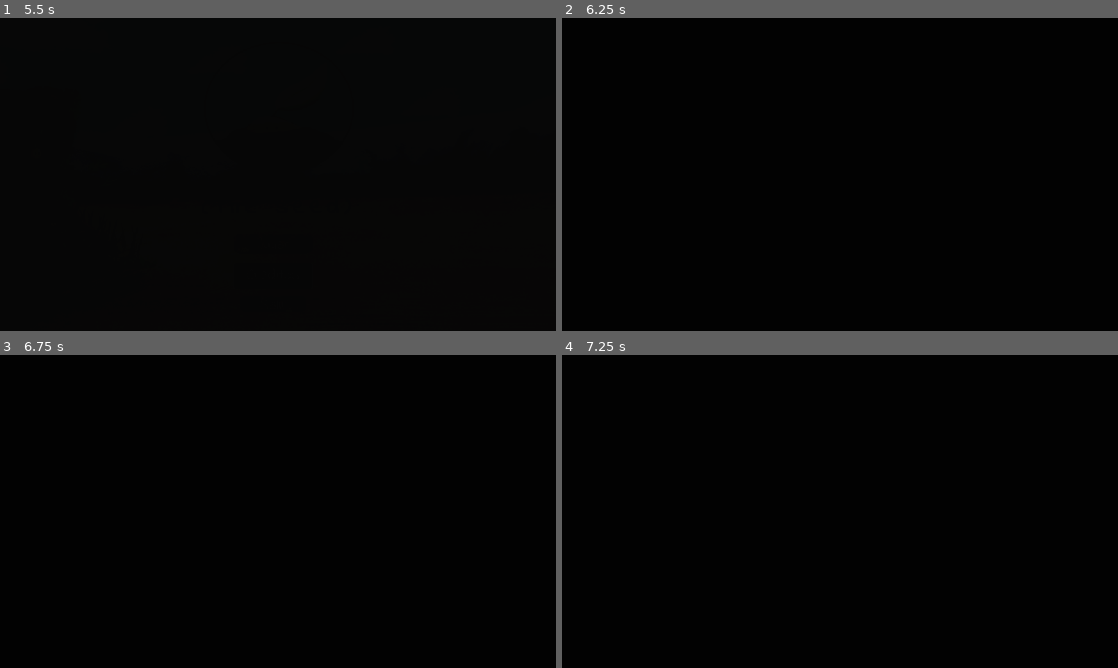
Above: before the commit, frames 1-4 (two rows, left to right).
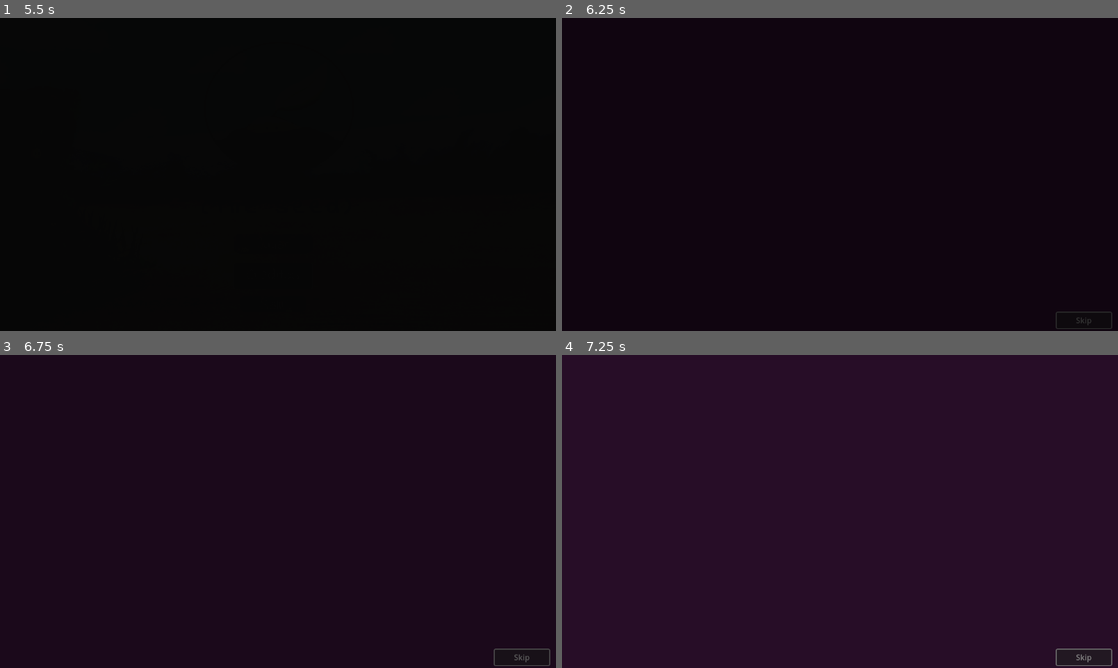
Above: after the commit, the same moments.

Repository: eliasescalante/the_seed
Game: Godot game, scene res://src/scenes/main.tscn
The game is run twice, just before and just after one commit, with the same random seed, the same clock (stepped at 60 frames per second) and the same inputs.
Inputs (mouse positions are in pixels of both pictures, inside the frame that each line leads up to):
- Up to frame 1 (5.5 s): click "Jugar" at 0.5 s; click "Jugar" at 1.25 s; click "Jugar" at 2 s; click "Creditos" at 2.75 s
- Up to frame 2 (6.25 s): click (1084, 321) at 5.75 s, where only the run after the commit has a clickable "Skip"
- Up to frame 3 (6.75 s): click (522, 658) at 6.5 s, where only the run after the commit has a clickable "Skip"
- Up to frame 4 (7.25 s): no input

Frame 1 is identical in both runs. In frame 2, 0.1% of the frame differs, in the area x 88-99%, y 93-100%; in frame 3, 100%; in frame 4, 100%, in the area x 0-100%, y 0-100%.

Commit message:
enlazo main con lore y animacion de lore

Diff:
--- a/src/scenes/lore.tscn
+++ b/src/scenes/lore.tscn
@@ -6,58 +6,72 @@
 [sub_resource type="LabelSettings" id="LabelSettings_8p7go"]
 font = ExtResource("1_oy2y4")
 font_size = 32
+font_color = Color(1, 1, 1, 0)
 
 [sub_resource type="LabelSettings" id="LabelSettings_yxmb3"]
 font = ExtResource("1_oy2y4")
 font_size = 32
+font_color = Color(1, 1, 1, 0)
 
 [sub_resource type="LabelSettings" id="LabelSettings_clttq"]
 font = ExtResource("1_oy2y4")
 font_size = 32
+font_color = Color(1, 1, 1, 0)
 
 [sub_resource type="LabelSettings" id="LabelSettings_sbk7q"]
 font = ExtResource("1_oy2y4")
 font_size = 32
+font_color = Color(1, 1, 1, 0)
 
 [sub_resource type="LabelSettings" id="LabelSettings_dyu8m"]
 font = ExtResource("1_oy2y4")
 font_size = 32
+font_color = Color(1, 1, 1, 0)
 
 [sub_resource type="LabelSettings" id="LabelSettings_wmudk"]
 font = ExtResource("1_oy2y4")
 font_size = 32
+font_color = Color(1, 1, 1, 0)
 
 [sub_resource type="LabelSettings" id="LabelSettings_cv7fh"]
 font = ExtResource("1_oy2y4")
 font_size = 32
+font_color = Color(1, 1, 1, 0)
 
 [sub_resource type="LabelSettings" id="LabelSettings_e4ir4"]
 font = ExtResource("1_oy2y4")
 font_size = 32
+font_color = Color(1, 1, 1, 0)
 
 [sub_resource type="LabelSettings" id="LabelSettings_bllt7"]
 font = ExtResource("1_oy2y4")
 font_size = 32
+font_color = Color(1, 1, 1, 0)
 
 [sub_resource type="LabelSettings" id="LabelSettings_fxg1u"]
 font = ExtResource("1_oy2y4")
 font_size = 32
+font_color = Color(1, 1, 1, 0)
 
 [sub_resource type="LabelSettings" id="LabelSettings_7no54"]
 font = ExtResource("1_oy2y4")
 font_size = 32
+font_color = Color(1, 1, 1, 0)
 
 [sub_resource type="LabelSettings" id="LabelSettings_mtv2f"]
 font = ExtResource("1_oy2y4")
 font_size = 32
+font_color = Color(1, 1, 1, 0)
 
 [sub_resource type="LabelSettings" id="LabelSettings_26kjs"]
 font = ExtResource("1_oy2y4")
 font_size = 32
+font_color = Color(1, 1, 1, 0)
 
 [sub_resource type="LabelSettings" id="LabelSettings_qfyn6"]
 font = ExtResource("1_oy2y4")
 font_size = 32
+font_color = Color(1, 1, 1, 0)
 
 [sub_resource type="Animation" id="Animation_oy2y4"]
 length = 0.001
@@ -72,6 +86,174 @@
 "transitions": PackedFloat32Array(1),
 "update": 0,
 "values": [Color(0.00566115, 0.00566115, 0.00566115, 1)]
+}
+tracks/1/type = "value"
+tracks/1/imported = false
+tracks/1/enabled = true
+tracks/1/path = NodePath("Text/Parrafo_1:label_settings:font_color")
+tracks/1/interp = 1
+tracks/1/loop_wrap = true
+tracks/1/keys = {
+"times": PackedFloat32Array(0),
+"transitions": PackedFloat32Array(1),
+"update": 0,
+"values": [Color(1, 1, 1, 0)]
+}
+tracks/2/type = "value"
+tracks/2/imported = false
+tracks/2/enabled = true
+tracks/2/path = NodePath("Text/Parrafo_2:label_settings:font_color")
+tracks/2/interp = 1
+tracks/2/loop_wrap = true
+tracks/2/keys = {
+"times": PackedFloat32Array(0),
+"transitions": PackedFloat32Array(1),
+"update": 0,
+"values": [Color(1, 1, 1, 0)]
+}
+tracks/3/type = "value"
+tracks/3/imported = false
+tracks/3/enabled = true
+tracks/3/path = NodePath("Text/Parrafo_3:label_settings:font_color")
+tracks/3/interp = 1
+tracks/3/loop_wrap = true
+tracks/3/keys = {
+"times": PackedFloat32Array(0),
+"transitions": PackedFloat32Array(1),
+"update": 0,
+"values": [Color(1, 1, 1, 0)]
+}
+tracks/4/type = "value"
+tracks/4/imported = false
+tracks/4/enabled = true
+tracks/4/path = NodePath("Text/Parrafo_4:label_settings:font_color")
+tracks/4/interp = 1
+tracks/4/loop_wrap = true
+tracks/4/keys = {
+"times": PackedFloat32Array(0),
+"transitions": PackedFloat32Array(1),
+"update": 0,
+"values": [Color(1, 1, 1, 0)]
+}
+tracks/5/type = "value"
+tracks/5/imported = false
+tracks/5/enabled = true
+tracks/5/path = NodePath("Text/Parrafo_5:label_settings:font_color")
+tracks/5/interp = 1
+tracks/5/loop_wrap = true
+tracks/5/keys = {
+"times": PackedFloat32Array(0),
+"transitions": PackedFloat32Array(1),
+"update": 0,
+"values": [Color(1, 1, 1, 0)]
+}
+tracks/6/type = "value"
+tracks/6/imported = false
+tracks/6/enabled = true
+tracks/6/path = NodePath("Text/Parrafo_6:label_settings:font_color")
+tracks/6/interp = 1
+tracks/6/loop_wrap = true
+tracks/6/keys = {
+"times": PackedFloat32Array(0),
+"transitions": PackedFloat32Array(1),
+"update": 0,
+"values": [Color(1, 1, 1, 0)]
+}
+tracks/7/type = "value"
+tracks/7/imported = false
+tracks/7/enabled = true
+tracks/7/path = NodePath("Text/Parrafo_7:label_settings:font_color")
+tracks/7/interp = 1
+tracks/7/loop_wrap = true
+tracks/7/keys = {
+"times": PackedFloat32Array(0),
+"transitions": PackedFloat32Array(1),
+"update": 0,
+"values": [Color(1, 1, 1, 0)]
+}
+tracks/8/type = "value"
+tracks/8/imported = false
+tracks/8/enabled = true
+tracks/8/path = NodePath("Text/Parrafo_8:label_settings:font_color")
+tracks/8/interp = 1
+tracks/8/loop_wrap = true
+tracks/8/keys = {
+"times": PackedFloat32Array(0),
+"transitions": PackedFloat32Array(1),
+"update": 0,
+"values": [Color(1, 1, 1, 0)]
+}
+tracks/9/type = "value"
+tracks/9/imported = false
+tracks/9/enabled = true
+tracks/9/path = NodePath("Text/Parrafo_9:label_settings:font_color")
+tracks/9/interp = 1
+tracks/9/loop_wrap = true
+tracks/9/keys = {
+"times": PackedFloat32Array(0),
+"transitions": PackedFloat32Array(1),
+"update": 0,
+"values": [Color(1, 1, 1, 0)]
+}
+tracks/10/type = "value"
+tracks/10/imported = false
+tracks/10/enabled = true
+tracks/10/path = NodePath("Text/Parrafo_10:label_settings:font_color")
+tracks/10/interp = 1
+tracks/10/loop_wrap = true
+tracks/10/keys = {
+"times": PackedFloat32Array(0),
+"transitions": PackedFloat32Array(1),
+"update": 0,
+"values": [Color(1, 1, 1, 0)]
+}
+tracks/11/type = "value"
+tracks/11/imported = false
+tracks/11/enabled = true
+tracks/11/path = NodePath("Text/Parrafo_11:label_settings:font_color")
+tracks/11/interp = 1
+tracks/11/loop_wrap = true
+tracks/11/keys = {
+"times": PackedFloat32Array(0),
+"transitions": PackedFloat32Array(1),
+"update": 0,
+"values": [Color(1, 1, 1, 0)]
+}
+tracks/12/type = "value"
+tracks/12/imported = false
+tracks/12/enabled = true
+tracks/12/path = NodePath("Text/Parrafo_12:label_settings:font_color")
+tracks/12/interp = 1
+tracks/12/loop_wrap = true
+tracks/12/keys = {
+"times": PackedFloat32Array(0),
+"transitions": PackedFloat32Array(1),
+"update": 0,
+"values": [Color(1, 1, 1, 0)]
+}
+tracks/13/type = "value"
+tracks/13/imported = false
+tracks/13/enabled = true
+tracks/13/path = NodePath("Text/Parrafo_13:label_settings:font_color")
+tracks/13/interp = 1
+tracks/13/loop_wrap = true
+tracks/13/keys = {
+"times": PackedFloat32Array(0),
+"transitions": PackedFloat32Array(1),
+"update": 0,
+"values": [Color(1, 1, 1, 0)]
+}
+tracks/14/type = "value"
+tracks/14/imported = false
+tracks/14/enabled = true
+tracks/14/path = NodePath("Text/Parrafo_14:label_settings:font_color")
+tracks/14/interp = 1
+tracks/14/loop_wrap = true
+tracks/14/keys = {
+"times": PackedFloat32Array(0),
+"transitions": PackedFloat32Array(1),
+"update": 0,
+"values": [Color(1, 1, 1, 0)]
 }
 
 [sub_resource type="Animation" id="Animation_bxj0g"]
@@ -90,10 +272,183 @@
 "values": [Color(0.00566115, 0.00566115, 0.00566115, 1), Color(0.00392157, 0.00392157, 0.00392157, 0)]
 }
 
+[sub_resource type="Animation" id="Animation_8p7go"]
+resource_name = "phara"
+length = 15.0
+tracks/0/type = "value"
+tracks/0/imported = false
+tracks/0/enabled = true
+tracks/0/path = NodePath("Text/Parrafo_1:label_settings:font_color")
+tracks/0/interp = 1
+tracks/0/loop_wrap = true
+tracks/0/keys = {
+"times": PackedFloat32Array(0, 1),
+"transitions": PackedFloat32Array(1, 1),
+"update": 0,
+"values": [Color(1, 1, 1, 0), Color(1, 1, 1, 1)]
+}
+tracks/1/type = "value"
+tracks/1/imported = false
+tracks/1/enabled = true
+tracks/1/path = NodePath("Text/Parrafo_2:label_settings:font_color")
+tracks/1/interp = 1
+tracks/1/loop_wrap = true
+tracks/1/keys = {
+"times": PackedFloat32Array(1, 2.06667),
+"transitions": PackedFloat32Array(1, 1),
+"update": 0,
+"values": [Color(1, 1, 1, 0), Color(1, 1, 1, 1)]
+}
+tracks/2/type = "value"
+tracks/2/imported = false
+tracks/2/enabled = true
+tracks/2/path = NodePath("Text/Parrafo_3:label_settings:font_color")
+tracks/2/interp = 1
+tracks/2/loop_wrap = true
+tracks/2/keys = {
+"times": PackedFloat32Array(2.1, 3.03333),
+"transitions": PackedFloat32Array(1, 1),
+"update": 0,
+"values": [Color(1, 1, 1, 0), Color(1, 1, 1, 1)]
+}
+tracks/3/type = "value"
+tracks/3/imported = false
+tracks/3/enabled = true
+tracks/3/path = NodePath("Text/Parrafo_4:label_settings:font_color")
+tracks/3/interp = 1
+tracks/3/loop_wrap = true
+tracks/3/keys = {
+"times": PackedFloat32Array(3.03333, 4.03333),
+"transitions": PackedFloat32Array(1, 1),
+"update": 0,
+"values": [Color(1, 1, 1, 0), Color(1, 1, 1, 1)]
+}
+tracks/4/type = "value"
+tracks/4/imported = false
+tracks/4/enabled = true
+tracks/4/path = NodePath("Text/Parrafo_5:label_settings:font_color")
+tracks/4/interp = 1
+tracks/4/loop_wrap = true
+tracks/4/keys = {
+"times": PackedFloat32Array(4.06667, 5),
+"transitions": PackedFloat32Array(1, 1),
+"update": 0,
+"values": [Color(1, 1, 1, 0), Color(1, 1, 1, 1)]
+}
+tracks/5/type = "value"
+tracks/5/imported = false
+tracks/5/enabled = true
+tracks/5/path = NodePath("Text/Parrafo_6:label_settings:font_color")
+tracks/5/interp = 1
+tracks/5/loop_wrap = true
+tracks/5/keys = {
+"times": PackedFloat32Array(5.03333, 5.96667),
+"transitions": PackedFloat32Array(1, 1),
+"update": 0,
+"values": [Color(1, 1, 1, 0), Color(1, 1, 1, 1)]
+}
+tracks/6/type = "value"
+tracks/6/imported = false
+tracks/6/enabled = true
+tracks/6/path = NodePath("Text/Parrafo_7:label_settings:font_color")
+tracks/6/interp = 1
+tracks/6/loop_wrap = true
+tracks/6/keys = {
+"times": PackedFloat32Array(6, 7.03333),
+"transitions": PackedFloat32Array(1, 1),
+"update": 0,
+"values": [Color(1, 1, 1, 0), Color(1, 1, 1, 1)]
+}
+tracks/7/type = "value"
+tracks/7/imported = false
+tracks/7/enabled = true
+tracks/7/path = NodePath("Text/Parrafo_8:label_settings:font_color")
+tracks/7/interp = 1
+tracks/7/loop_wrap = true
+tracks/7/keys = {
+"times": PackedFloat32Array(7.03333, 8.06667),
+"transitions": PackedFloat32Array(1, 1),
+"update": 0,
+"values": [Color(1, 1, 1, 0), Color(1, 1, 1, 1)]
+}
+tracks/8/type = "value"
+tracks/8/imported = false
+tracks/8/enabled = true
+tracks/8/path = NodePath("Text/Parrafo_9:label_settings:font_color")
+tracks/8/interp = 1
+tracks/8/loop_wrap = true
+tracks/8/keys = {
+"times": PackedFloat32Array(8.1, 9.06667),
+"transitions": PackedFloat32Array(1, 1),
+"update": 0,
+"values": [Color(1, 1, 1, 0), Color(1, 1, 1, 1)]
+}
+tracks/9/type = "value"
+tracks/9/imported = false
+tracks/9/enabled = true
+tracks/9/path = NodePath("Text/Parrafo_10:label_settings:font_color")
+tracks/9/interp = 1
+tracks/9/loop_wrap = true
+tracks/9/keys = {
+"times": PackedFloat32Array(9.06667, 10.0333),
+"transitions": PackedFloat32Array(1, 1),
+"update": 0,
+"values": [Color(1, 1, 1, 0), Color(1, 1, 1, 1)]
+}
+tracks/10/type = "value"
+tracks/10/imported = false
+tracks/10/enabled = true
+tracks/10/path = NodePath("Text/Parrafo_11:label_settings:font_color")
+tracks/10/interp = 1
+tracks/10/loop_wrap = true
+tracks/10/keys = {
+"times": PackedFloat32Array(10.0667, 11.0667),
+"transitions": PackedFloat32Array(1, 1),
+"update": 0,
+"values": [Color(1, 1, 1, 0), Color(1, 1, 1, 1)]
+}
+tracks/11/type = "value"
+tracks/11/imported = false
+tracks/11/enabled = true
+tracks/11/path = NodePath("Text/Parrafo_12:label_settings:font_color")
+tracks/11/interp = 1
+tracks/11/loop_wrap = true
+tracks/11/keys = {
+"times": PackedFloat32Array(11.1, 12.1),
+"transitions": PackedFloat32Array(1, 1),
+"update": 0,
+"values": [Color(1, 1, 1, 0), Color(1, 1, 1, 1)]
+}
+tracks/12/type = "value"
+tracks/12/imported = false
+tracks/12/enabled = true
+tracks/12/path = NodePath("Text/Parrafo_13:label_settings:font_color")
+tracks/12/interp = 1
+tracks/12/loop_wrap = true
+tracks/12/keys = {
+"times": PackedFloat32Array(12.1333, 13.1667),
+"transitions": PackedFloat32Array(1, 1),
+"update": 0,
+"values": [Color(1, 1, 1, 0), Color(1, 1, 1, 1)]
+}
+tracks/13/type = "value"
+tracks/13/imported = false
+tracks/13/enabled = true
+tracks/13/path = NodePath("Text/Parrafo_14:label_settings:font_color")
+tracks/13/interp = 1
+tracks/13/loop_wrap = true
+tracks/13/keys = {
+"times": PackedFloat32Array(13.8333, 15),
+"transitions": PackedFloat32Array(1, 1),
+"update": 0,
+"values": [Color(1, 1, 1, 0), Color(1, 1, 1, 1)]
+}
+
 [sub_resource type="AnimationLibrary" id="AnimationLibrary_8p7go"]
 _data = {
 &"RESET": SubResource("Animation_oy2y4"),
-&"intro": SubResource("Animation_bxj0g")
+&"intro": SubResource("Animation_bxj0g"),
+&"phara": SubResource("Animation_8p7go")
 }
 
 [node name="Lore" type="Node2D"]
@@ -228,7 +583,6 @@
 label_settings = SubResource("LabelSettings_qfyn6")
 
 [node name="Curtains" type="ColorRect" parent="."]
-visible = false
 offset_right = 1159.0
 offset_bottom = 652.0
 mouse_filter = 2
--- a/src/scripts/lore.gd
+++ b/src/scripts/lore.gd
@@ -4,6 +4,8 @@
 # Called when the node enters the scene tree for the first time.
 func _ready() -> void:
 	$AnimationManager.play("intro")
+	await get_tree().create_timer(3.0).timeout
+	$AnimationManager.play("phara")
 	pass # Replace with function body.
 
 
--- a/src/scripts/main.gd
+++ b/src/scripts/main.gd
@@ -16,6 +16,8 @@
 func _on_play_pressed() -> void:
 	$Curtains_animation.play("curtains_ending")
 	AudioManager.get_node("Main/main_intro").stop()
+	await get_tree().create_timer(5.0).timeout
+	get_tree().change_scene_to_file("res://src/scenes/lore.tscn")
 	pass # Replace with function body.
 
 
Not shown: 1 places in src/scenes/lore.tscn that only renumber resources
